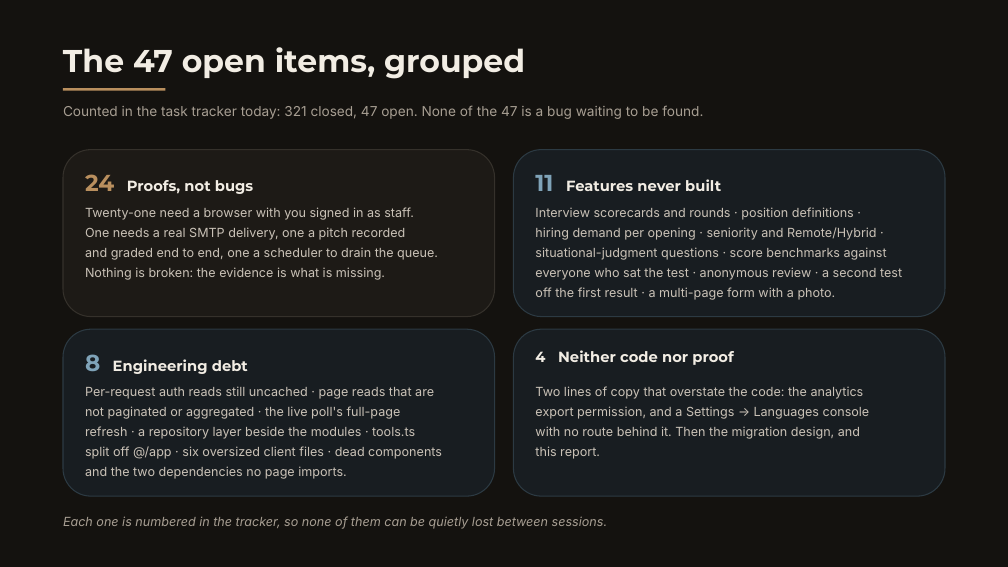
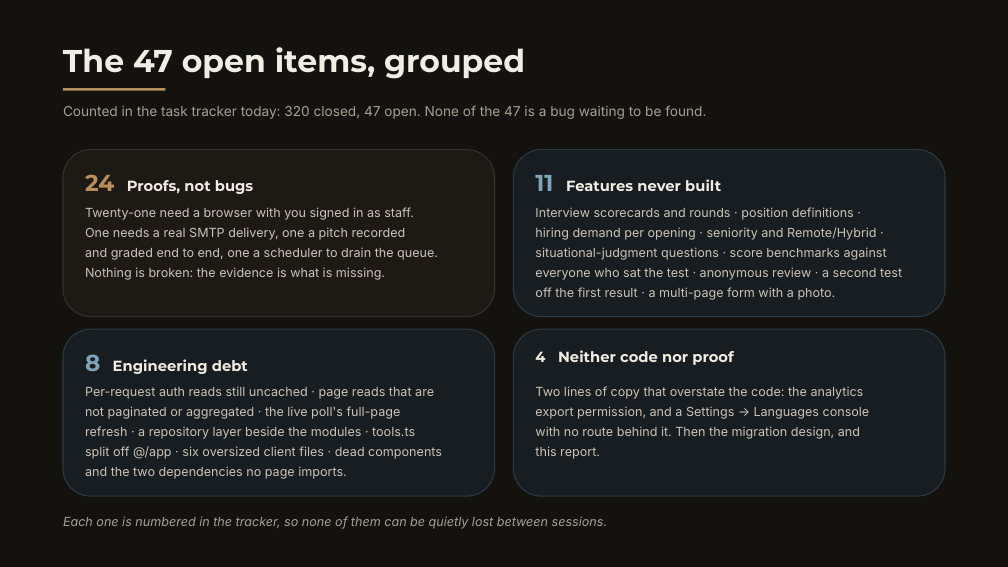
Before and after one commit to MahmoudMuslim/sharmdreamsgroup_recruitment, a slide deck: slide 11 of docs/Talent-Cloud-status-2026-10-20.pptx. Drawn at 1008x567 pixels with LibreOffice and Linux fonts; fonts in the diff are those of the drawing. Boxes give left, top, right and bottom in pixels: in the first picture for what was removed or moved away, otherwise in the second. Text is boxed around its words. In the diff, an @@ line names an element or a change of style, - is before the commit and + after.

Commit message:
docs(status): correct four figures that did not survive their own verification
Writing the report meant re-deriving every number, which found mistakes in
the deck I had just committed and in the report's first draft:

- The task ledger holds 320 closed tasks, not 321, against 47 open.
- A bare grep for ".from(" returns 499 lines, but 29 of those are
  Buffer/Array/Object.from. The figure that sizes the PostgREST decision is
  444 table reads across 65 files, plus 26 that name a bucket or table by
  variable.
- Assessment links stopped carrying a hard-coded deploy host in #313; the
  migration slide still described the old state.
- The Settings -> Languages gap is narrower than first written, and worse:
  the storage (app_settings rows keyed i18n.<locale>), the reader that
  already runs in layout, and the AI routing chain all exist. Only the
  console and its writer are missing, so #376 is now one page and one
  action rather than a feature build.

Both artifacts carry the same corrected basis so neither can be cited for a
stale number.

```diff
--- a/docs/Talent-Cloud-status-2026-10-20.pptx
+++ b/docs/Talent-Cloud-status-2026-10-20.pptx
@@ text at [63, 105, 706, 119]: text changed @@
-Counted in the task tracker today: 321 closed, 47 open. None of the 47 is a bug waiting to be found.
+Counted in the task tracker today: 320 closed, 47 open. None of the 47 is a bug waiting to be found.
```
Also in this commit, not shown: 6 other slides changed, 1 other file.
